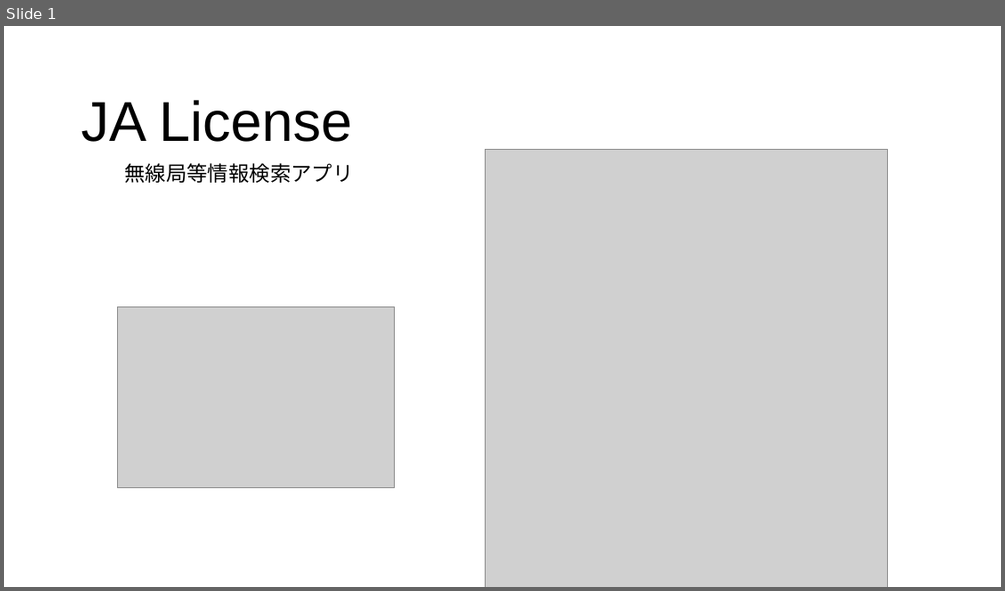
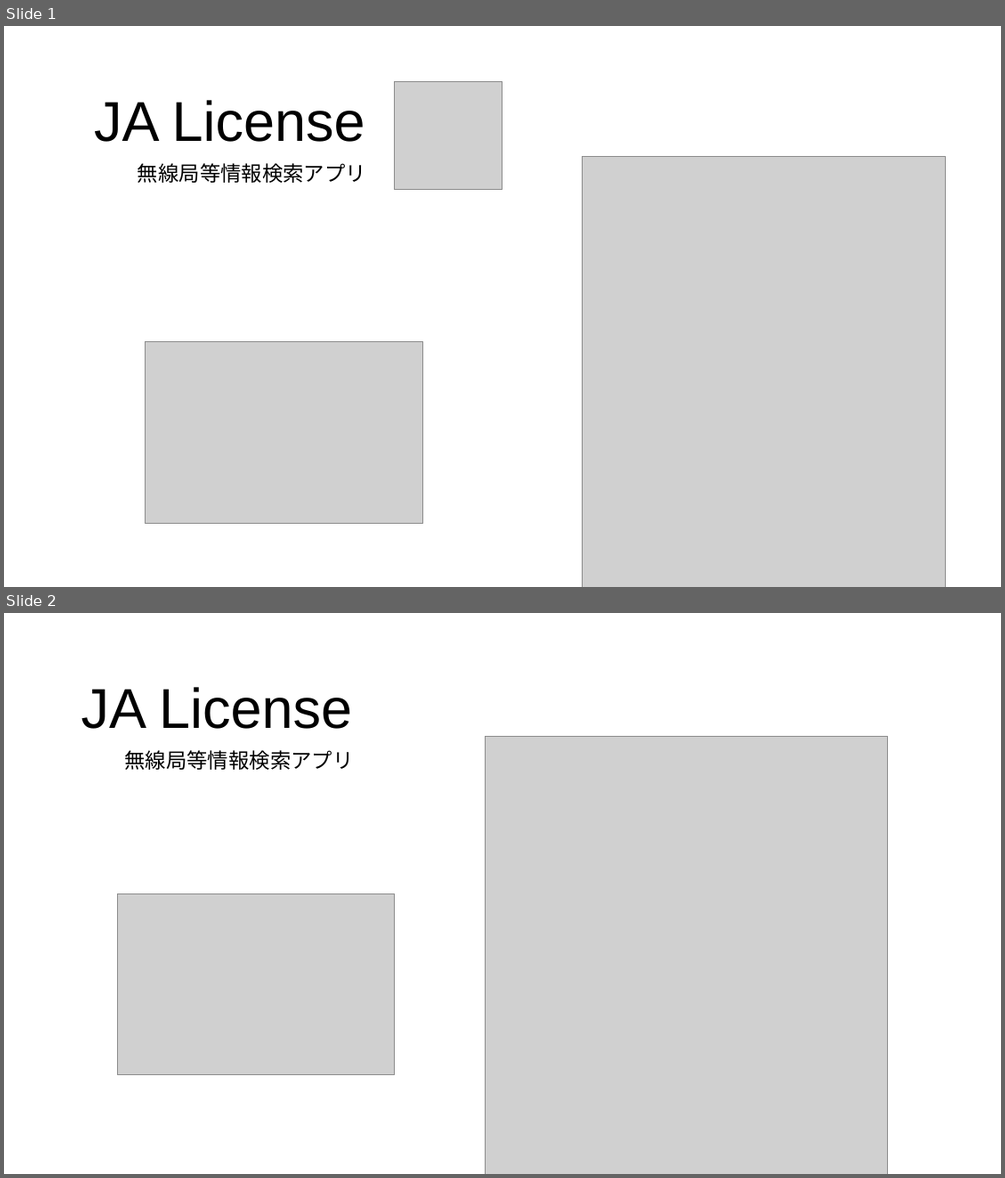
Before and after one commit to JS2IIU-MH/JALicense, a slide deck: doc/JALicense.pptx. Shown one above the other, each under a label of ours: slide 1 before the commit, slides 1 and 2 after it. The pictures are 1005x591 and 1005x1178 pixels, drawn with LibreOffice and Linux fonts; fonts in the diff are those of the drawing; grey boxes stand for pictures. Boxes give left, top, right and bottom in pixels: in the first picture for what was removed or moved away, otherwise in the second. Text is boxed around its words. In the diff, an @@ line names an element or a change of style, - is before the commit and + after.

```diff
--- a/doc/JALicense.pptx
+++ b/doc/JALicense.pptx
@@ slide 1 added at (4,26,1001,587), background #FFFFFF @@
@@ text added at (94,100,365,142), 54 pt, text #000000 @@
+JA License
@@ picture added at (395,81,502,190) @@
@@ picture added at (582,157,946,587) @@
@@ text added at (138,163,366,183), 20 pt, text #000000 @@
+無線局等情報検索アプリ
@@ picture added at (146,342,423,523) @@
@@ what was slide 1 is now slide 2 @@
```
Also in this commit, not shown: 1 other slide added, 3 other files.
